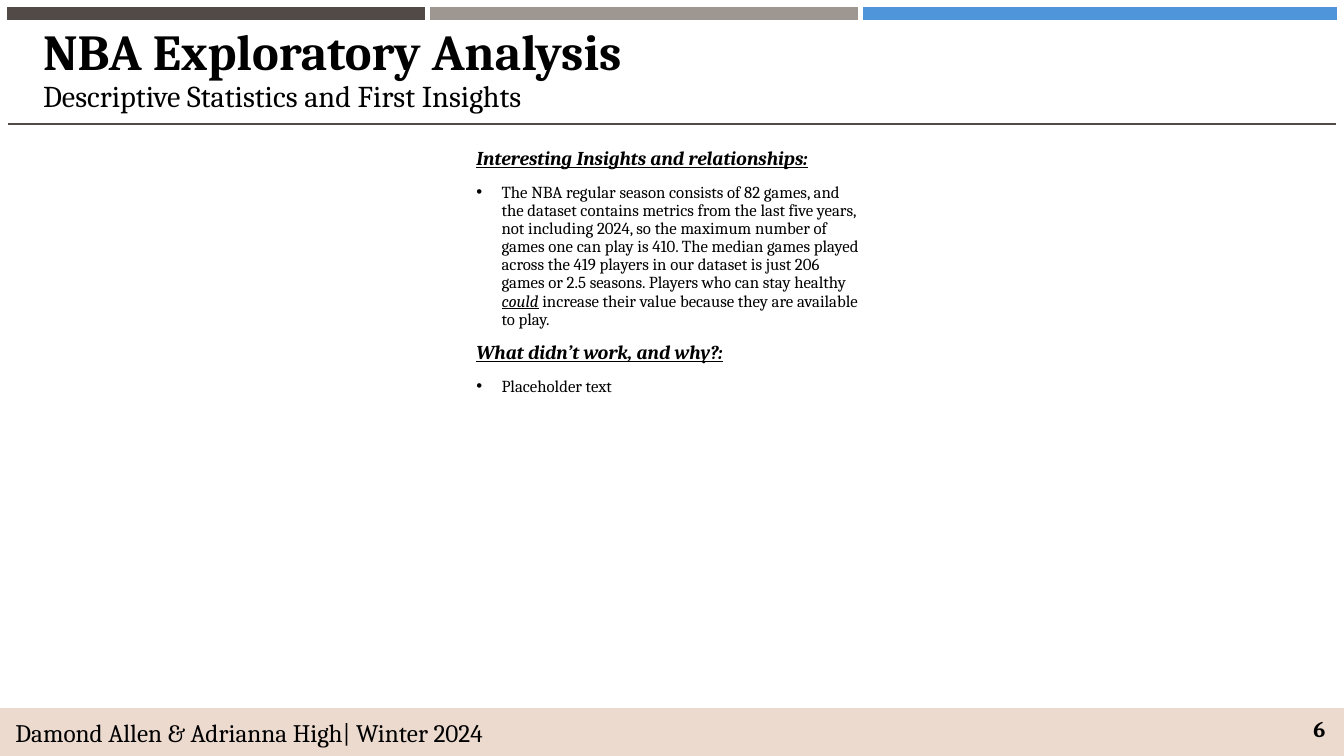
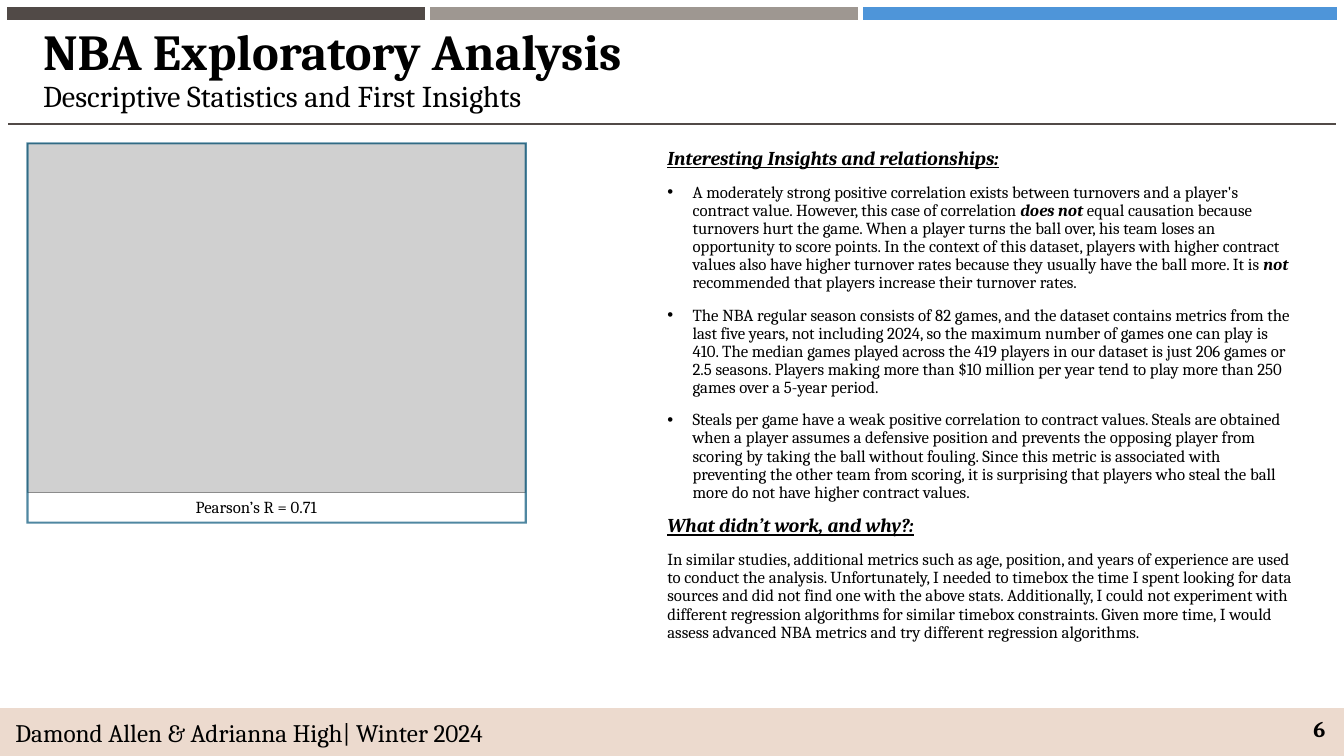
Before and after one commit to dallen014/team24_milestone1, a slide deck: slide 6 of deliverables/NBA_Contract_Analysis.pptx. Drawn at 1344x756 pixels with LibreOffice and Linux fonts; fonts in the diff are those of the drawing; grey boxes stand for pictures. Boxes give left, top, right and bottom in pixels: in the first picture for what was removed or moved away, otherwise in the second. Text is boxed around its words. In the diff, an @@ line names an element or a change of style, - is before the commit and + after.

```diff
--- a/deliverables/NBA_Contract_Analysis.pptx
+++ b/deliverables/NBA_Contract_Analysis.pptx
@@ text "Interesting Insights and relationships:" at (x1=667, y1=151, x2=1292, y2=642): columns 3 to 2 @@
@@ picture added at (x1=27, y1=143, x2=525, y2=492) @@
@@ rectangle added at (x1=27, y1=143, x2=525, y2=522), outline #156082 1.5 pt @@
@@ text at (x1=693, y1=186, x2=1289, y2=502): text changed @@
-• The NBA regular season consists of 82 games, and the dataset contains metrics from the last five years, not including 2024, so the maximum number of games one can play is 410. The median games played across the 419 players in our dataset is just 206 games or 2.5 seasons. Players who can stay healthy could increase their value because they are available to play.
+• A moderately strong positive correlation exists between turnovers and a player's contract value. However, this case of correlation does not equal causation because turnovers hurt the game. When a player turns the ball over, his team loses an opportunity to score points. In the context of this dataset, players with higher contract values also have higher turnover rates because they usually have the ball more. It is not recommended that players increase their turnover rates.
+• The NBA regular season consists of 82 games, and the dataset contains metrics from the last five years, not including 2024, so the maximum number of games one can play is 410. The median games played across the 419 players in our dataset is just 206 games or 2.5 seasons. Players making more than $10 million per year tend to play more than 250 games over a 5-year period.
+• Steals per game have a weak positive correlation to contract values. Steals are obtained when a player assumes a defensive position and prevents the opposing player from scoring by taking the ball without fouling. Since this metric is associated with preventing the other team from scoring, it is surprising that players who steal the ball more do not have higher contract values.
@@ text added at (x1=196, y1=501, x2=317, y2=513), 12 pt, text #000000 @@
+Pearson’s R = 0.71
@@ text at (x1=667, y1=553, x2=1292, y2=642): text changed @@
-• Placeholder text
+In similar studies, additional metrics such as age, position, and years of experience are used to conduct the analysis. Unfortunately, I needed to timebox the time I spent looking for data sources and did not find one with the above stats. Additionally, I could not experiment with different regression algorithms for similar timebox constraints. Given more time, I would assess advanced NBA metrics and try different regression algorithms.
```
Also in this commit, not shown: 3 other slides changed, 1 slide added, 1 slide removed, 7 other files.
